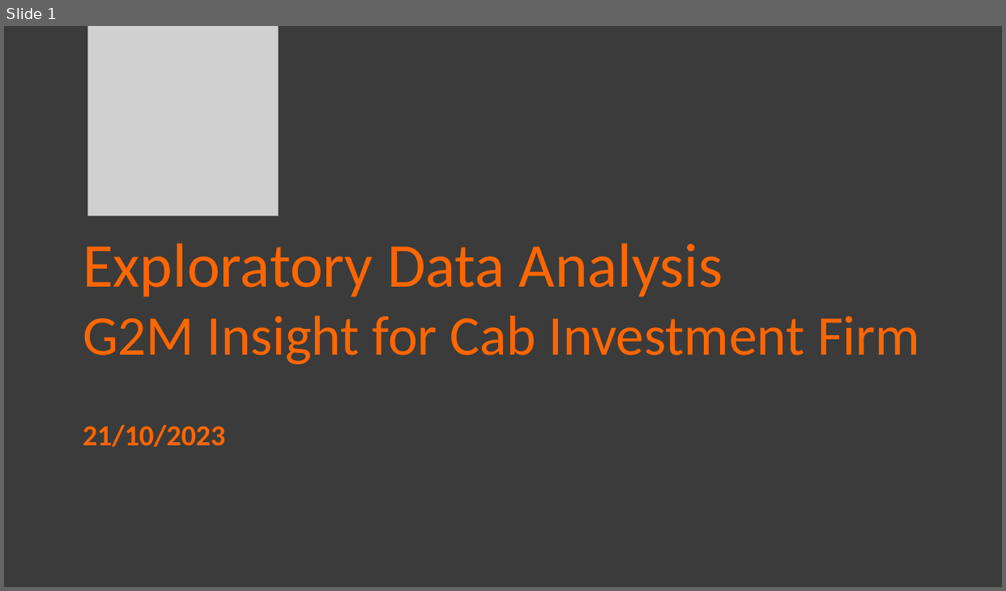
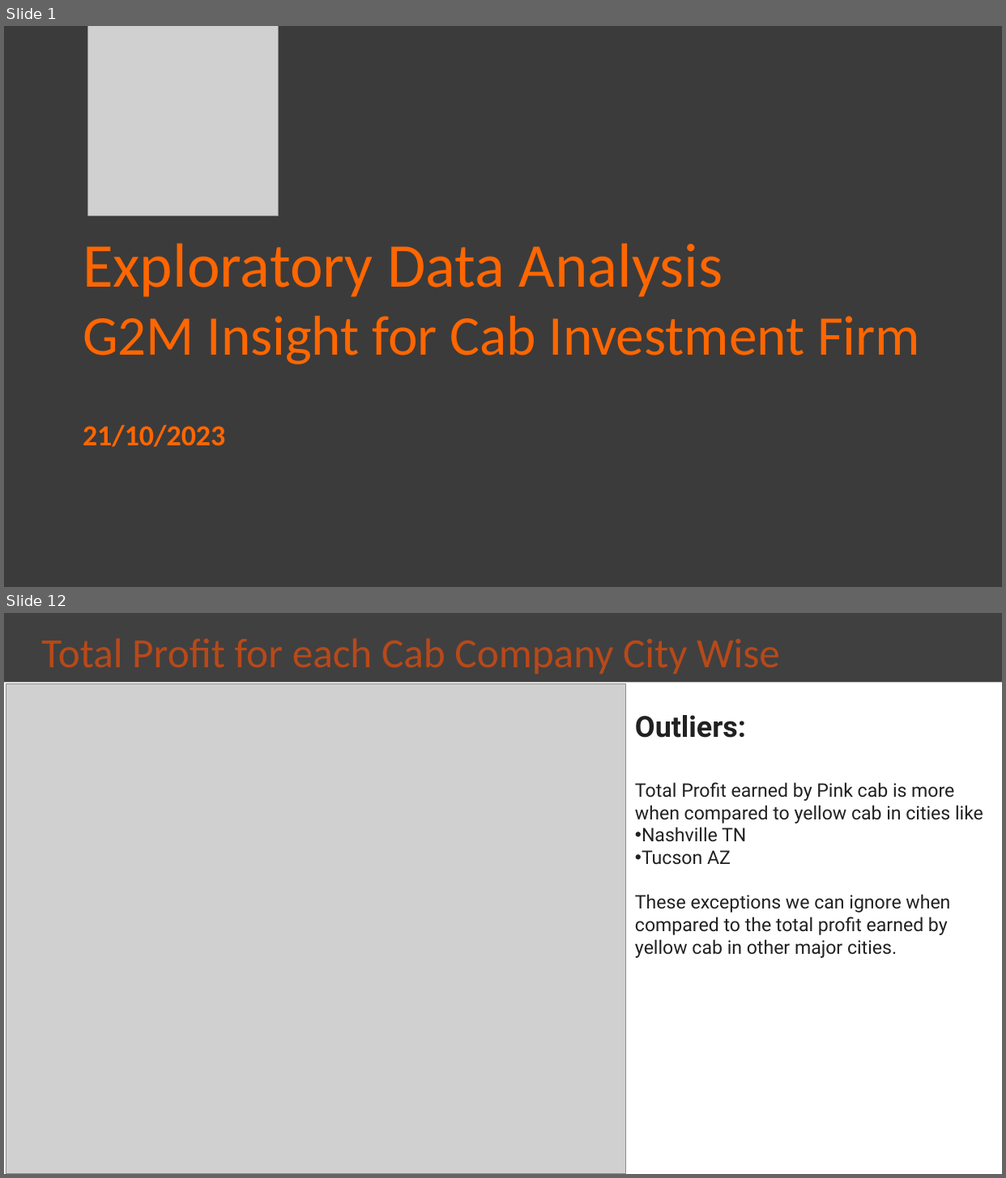
Before and after one commit to NazriJasmal/G2M-Insight-for-Cab-Investment-Firm, a slide deck: G2M Case Study.pptx. Shown one above the other, each under a label of ours: slide 1 before the commit, slides 1 and 12 after it; the slides between them are not shown. The pictures are 1006x591 and 1006x1178 pixels, drawn with LibreOffice and Linux fonts; fonts in the diff are those of the drawing; grey boxes stand for pictures. Boxes give left, top, right and bottom in pixels: in the first picture for what was removed or moved away, otherwise in the second. Text is boxed around its words. In the diff, an @@ line names an element or a change of style, - is before the commit and + after.

```diff
--- a/G2M Case Study.pptx
+++ b/G2M Case Study.pptx
@@ slide 12 added at (4,613,1002,1174), background #FFFFFF @@
@@ title added at (4,613,1002,683), fill #404040, 40 pt, text #B74919 @@
+Total Profit for each Cab Company City Wise
@@ picture added at (6,684,626,1174) @@
@@ text added at (635,715,983,958), 18 pt, text #212121 @@
+Outliers:
+Total Profit earned by Pink cab is more when compared to yellow cab in cities like
+• Nashville TN
+• Tucson AZ
+These exceptions we can ignore when compared to the total profit earned by yellow cab in other major cities.
```
Also in this commit, not shown: 2 slides changed, 13 other slides added, 3 slides removed.
